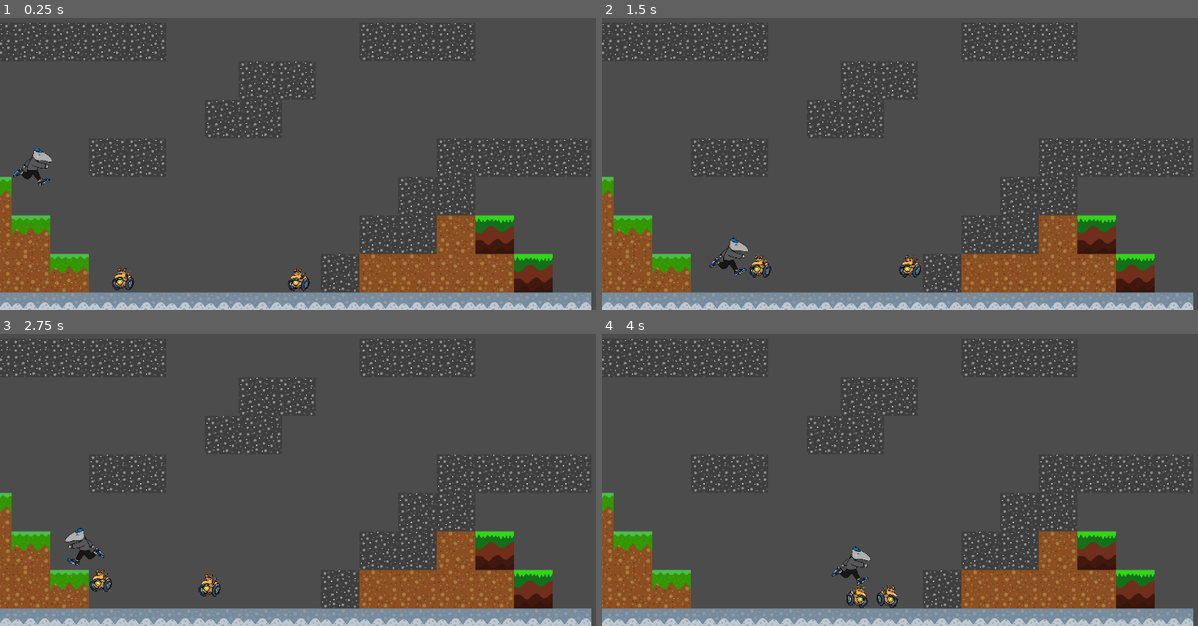
Above: before the commit, frames 1-4 (two rows, left to right).
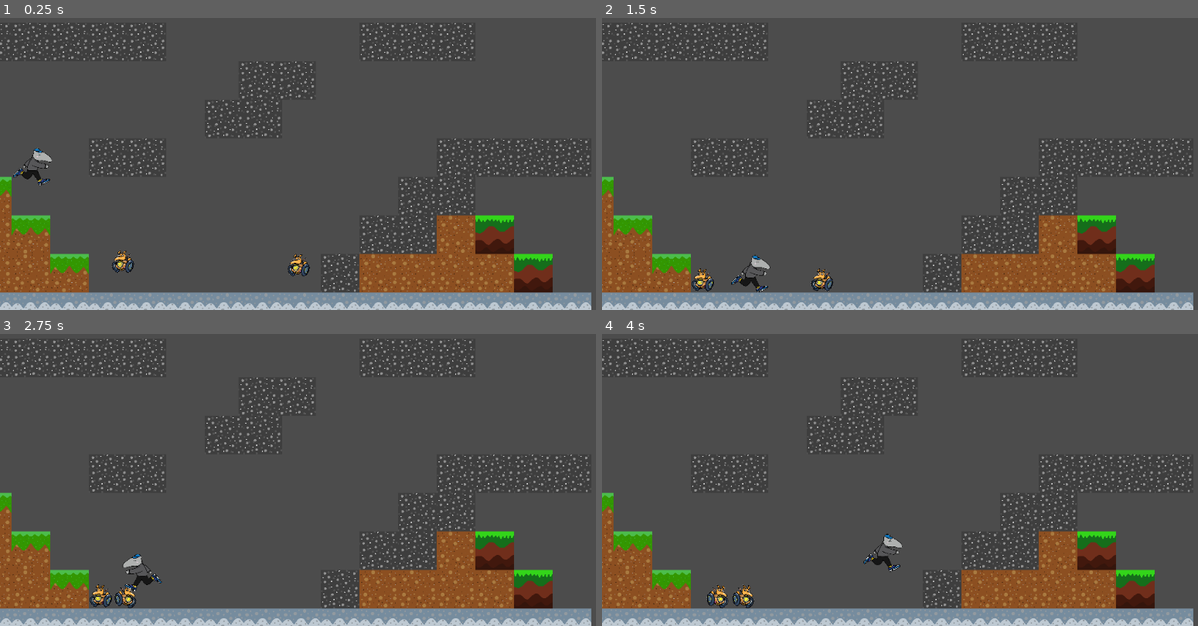
Above: after the commit, the same moments.

Repository: munizaa/Hackathon
Game: Godot game, scene res://Map2.tscn
The game is run twice, just before and just after one commit, with the same random seed, the same clock (stepped at 60 frames per second) and the same inputs. This scene is started directly instead of the project's main scene.
Inputs:
- Up to frame 1 (0.25 s): no input
- Up to frame 2 (1.5 s): hold Right (move_right) from 0.53 s (still down); tap Space (jump) at 0.77 s
- Up to frame 3 (2.75 s): tap Space (jump) at 1.52 s; release Right (move_right) at 2.03 s; hold Left (move_left) from 2.03 s (still down)
- Up to frame 4 (4 s): release Left (move_left) at 2.78 s; hold Right (move_right) from 2.78 s (still down); tap Space (jump) at 3.02, 3.77 s

The runs differ from the first frame. In frame 1, 0.7% of the frame differs, in the area x 18-53%, y 79-94%; in frame 2, 1.1%; in frame 3, 1.2%; in frame 4, 1.2%, in the area x 17-51%, y 68-94%.

Commit message:
Add files via upload

Diff:
--- a/V2/Map2.tscn
+++ b/V2/Map2.tscn
@@ -183,14 +183,14 @@
 "_edit_group_": true
 }
 
+[node name="Enemy2" parent="." instance=ExtResource( 8 )]
+position = Vector2( 253, 523 )
+
+[node name="Enemy" parent="." instance=ExtResource( 8 )]
+position = Vector2( 544, 529 )
+
 [node name="Player" parent="." instance=ExtResource( 7 )]
 position = Vector2( 103, 339 )
-
-[node name="Enemy" parent="Player" instance=ExtResource( 8 )]
-position = Vector2( 441, 190 )
-
-[node name="Enemy2" parent="Player" instance=ExtResource( 8 )]
-position = Vector2( 150, 184 )
 
 [node name="Map3" parent="." instance=ExtResource( 6 )]
 position = Vector2( 1094, 182 )
